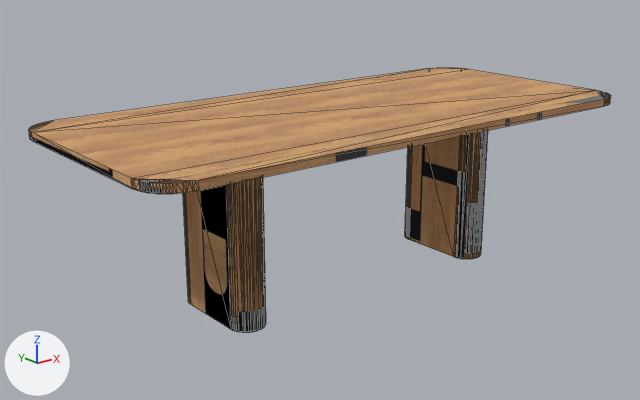
A saved change to the glTF model public/models/studio/curve.glb.
Before and after are seen from a camera (50 mm lens) standing at (-2.39, -2.82, 1.13) and looking at (-0.09, 0.06, -0.02). The lights are fixed; the arrows at lower left show +X, +Y and +Z. The older version comes first. Mesh edges are drawn as thin lines. Vertices at exactly the same position are counted once.
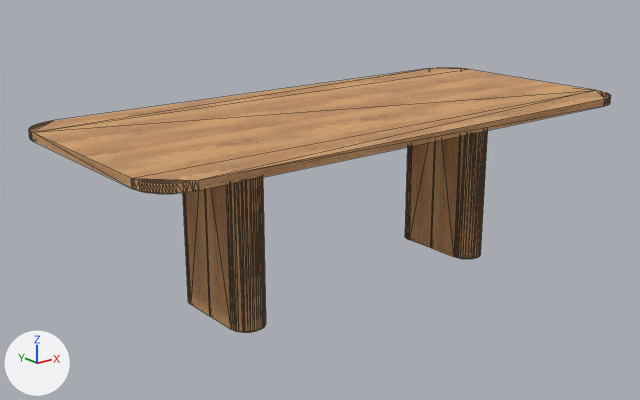
Location of each change, [x1, y1, x2, y2] in pixels of the pictures (640 x 400 px; the box of a moved part takes in the faces that stretch with it):
part 1 of me_mesh_0, moved or reshaped
    both: [184, 131, 488, 332]
part 2 of me_mesh_0, surface changed
    both: [29, 90, 611, 332]

What the commit changed:
me_mesh_0 is used by ob_mesh_0; location (0.0, 0.0, 0.0).
me_mesh_0 had 363 vertices, 714 faces and spanned x -1.2..1.2, y -0.55..0.55, z -0.38..0.38.
me_mesh_0 now has 383 vertices, 746 faces and spans x -1.2..1.2, y -0.55..0.55, z -0.38..0.38.
Part 1, on me_mesh_0:
29 vertices are removed from x -0.69..0.7, y -0.22..0.22, z -0.38..0.34.
274 faces are deleted.
1 vertex moves within x 0.69, y 0.19, z 0.34.
6 vertices are added at (0.55, -0.18, 0.34), (0.55, -0.18, -0.38), (0.67, -0.21, -0.38), (0.56, 0.18, 0.34), (0.56, 0.19, 0.34), (0.67, 0.21, 0.34).
19 new vertices lie (0.0, 0.0, 0.72) away from vertices in x -0.7..0.7, y -0.22..0.22, z -0.38.
8 new vertices lie (0.0, 0.15, 0.0) away from vertices in x -0.7..0.7, y -0.15, z -0.38..0.34.
8 new vertices lie (0.0, 0.0, -0.72) away from vertices in x -0.7..0.67, y -0.19..0.22, z 0.34.
8 new vertices lie (0.0, -0.15, 0.0) away from vertices in x -0.7..0.7, y 0.15, z -0.38..0.34.
306 new faces join them.
me_mesh_0 part 2: 408 kept faces spanning x -1.2..1.2, y -0.55..0.55, z -0.38..0.38 get new texture (UV) coordinates.
